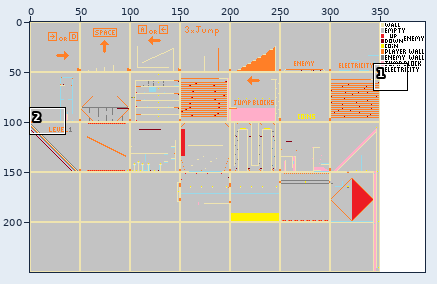
Sprite sheet: src/Map.png. Above: a wide view before the commit, with the close-up outlined.
Close-up. The starting point:
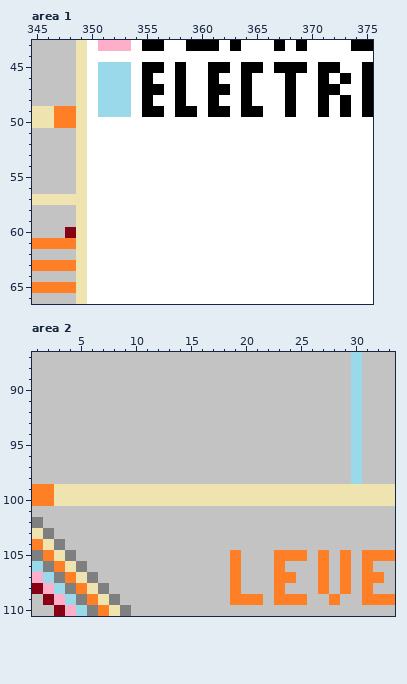
The file is 395x250 pixels. Shown: area 1: x 345..375, y 43..66; area 2: x 1..33, y 87..110.
Once edited:
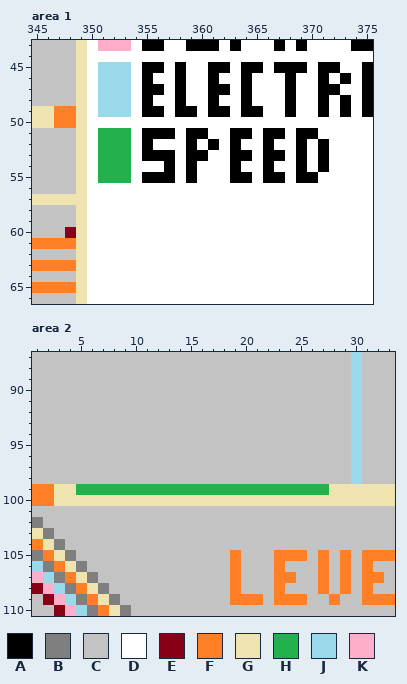
Palette (. is transparent): A #000000  B #7f7f7f  C #c3c3c3  D #ffffff  E #880015  F #ff7f27  G #efe4b0  H #22b14c  J #99d9ea  K #ffaec9
Commit message: Added Speed wall to map squares
What changed:
Area 1:
The edit turns colour D into colour A in row 51 at x 355 to 357, 359 to 360, 363 to 364, 366 to 367 and 369 to 370; in row 52 at x 355, 359, 361, 363, 366, 369 and 371; in row 53 at x 355 to 357, 359 to 360, 363 to 364, 366 to 367, 369 and 371; in row 54 at x 357, 359, 363, 366, 369 and 371; in row 55 at x 355 to 357, 359, 363 to 364, 366 to 367 and 369 to 370.
The edit turns colour D into colour H in rows 51 to 55 at x 351 to 353.
Area 2:
The edit turns colour G into colour H in row 99 at x 5 to 27.
Where, in picture pixels (left, top, right, bottom), the same in both close-ups:
changed: (98, 128, 329, 183)
changed: (76, 484, 329, 495)
